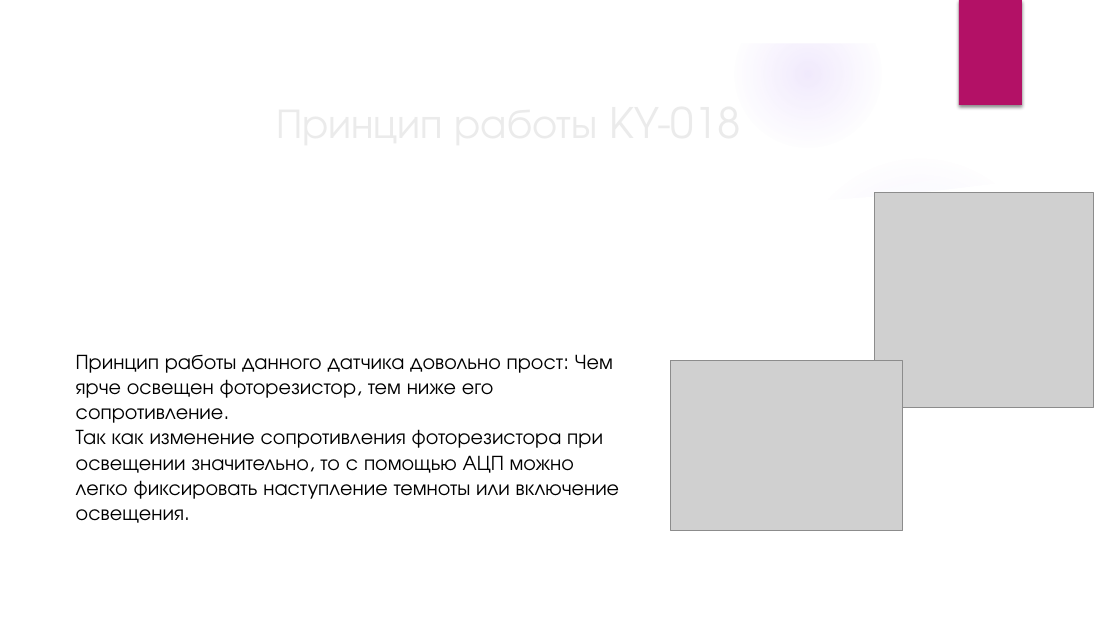
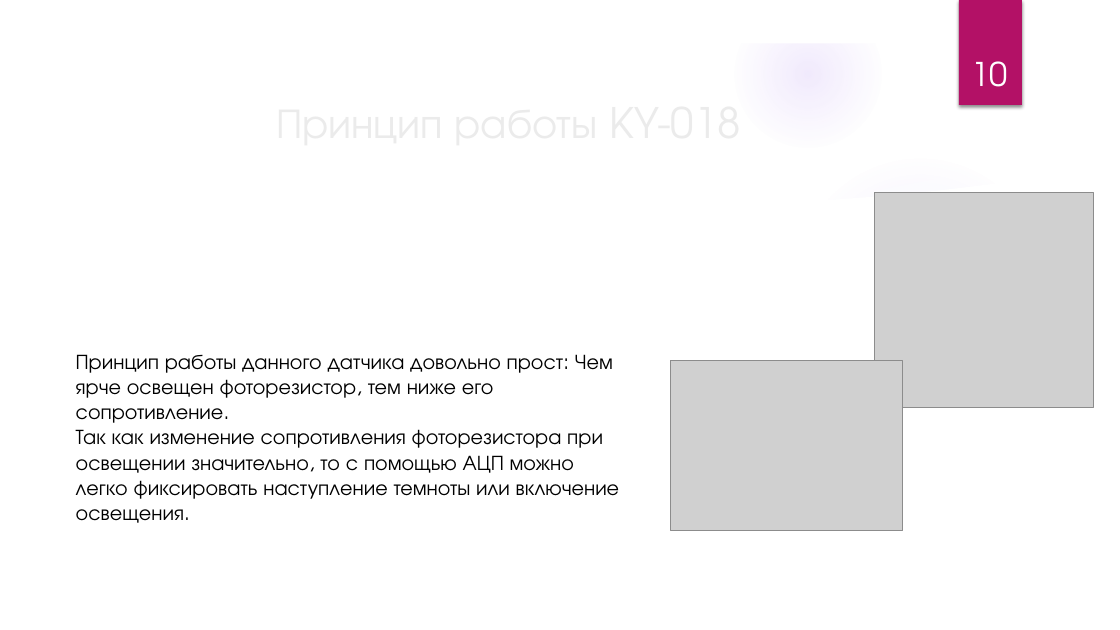
Before and after one commit to VitSaf/kursovaya, a slide deck: slide 10 of диплом.pptx (slide 11 before the commit). Drawn at 1120x630 pixels with LibreOffice and Linux fonts; fonts in the diff are those of the drawing; grey boxes stand for pictures; background and template pictures are left out. Boxes give left, top, right and bottom in pixels: in the first picture for what was removed or moved away, otherwise in the second. Text is boxed around its words. In the diff, an @@ line names an element or a change of style, - is before the commit and + after.

```diff
--- a/диплом.pptx
+++ b/диплом.pptx
@@ page number added at (971, 61, 1007, 87), 28 pt, text #FFFFFF @@
+10
```
Also in this commit, not shown: 13 other slides changed, 1 other file.
